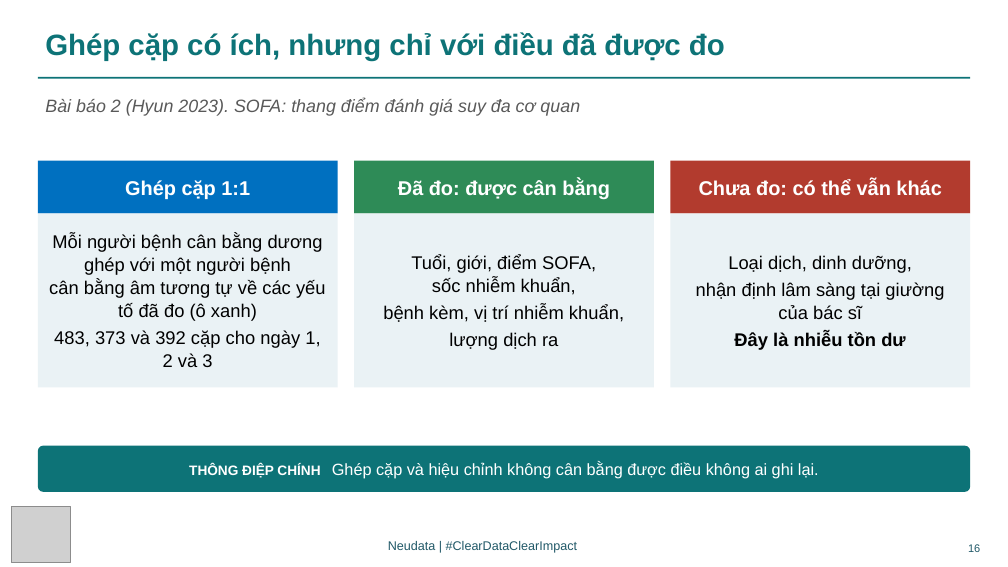
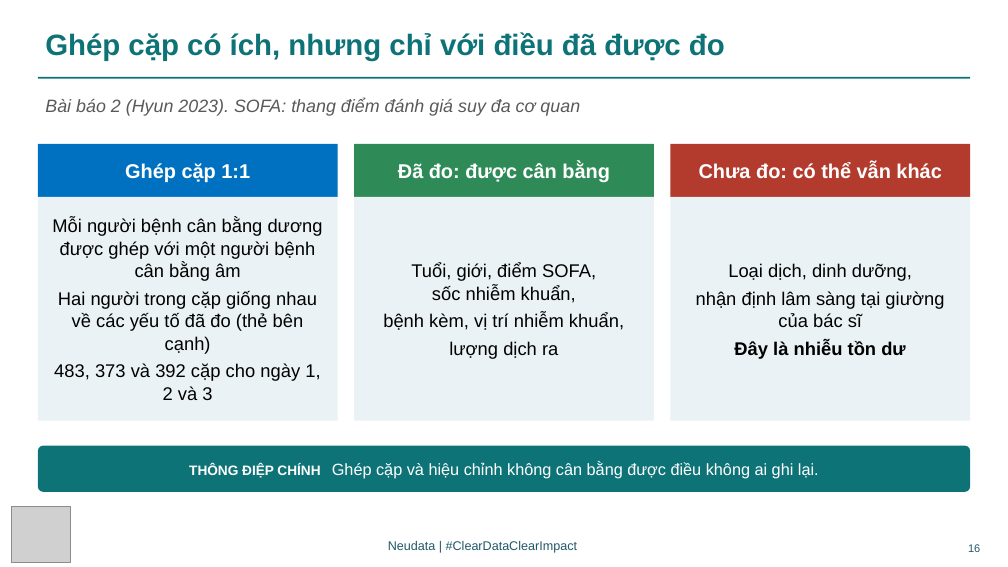
Before and after one commit to neu-data/FoundationsofClinicalResearch, a slide deck: slide 16 of vi/files/slides/Session_4_VN.pptx. Drawn at 1008x567 pixels with LibreOffice and Linux fonts; fonts in the diff are those of the drawing; grey boxes stand for pictures. Boxes give left, top, right and bottom in pixels: in the first picture for what was removed or moved away, otherwise in the second. Text is boxed around its words. In the diff, an @@ line names an element or a change of style, - is before the commit and + after.

Commit message:
Rebuild site for course v3.15 (registry wording, Lectures 3 to 5 fixes)

```diff
--- a/vi/files/slides/Session_4_VN.pptx
+++ b/vi/files/slides/Session_4_VN.pptx
@@ 3 rectangles: place and size @@
-3 rectangles at (38, 160, 971, 213)
+3 rectangles at (38, 144, 971, 197)
@@ rectangle "Mỗi người bệnh cân bằng ...": place and size @@
-rectangle "Mỗi người bệnh cân bằng ..." at (38, 213, 338, 387)
+rectangle "Mỗi người bệnh cân bằng ..." at (38, 197, 338, 420)
@@ rectangle "Tuổi, giới, điểm SOFA, sốc ...": place and size @@
-rectangle "Tuổi, giới, điểm SOFA, sốc ..." at (354, 213, 654, 387)
+rectangle "Tuổi, giới, điểm SOFA, sốc ..." at (354, 197, 654, 420)
@@ rectangle "Loại dịch, dinh dưỡng,": place and size @@
-rectangle "Loại dịch, dinh dưỡng," at (671, 213, 971, 387)
+rectangle "Loại dịch, dinh dưỡng," at (671, 197, 971, 420)
@@ text in rectangle at (52, 218, 323, 354): text changed @@
-Mỗi người bệnh cân bằng dương ghép với một người bệnh cân bằng âm tương tự về các yếu tố đã đo (ô xanh)
+Mỗi người bệnh cân bằng dương được ghép với một người bệnh cân bằng âm
+Hai người trong cặp giống nhau về các yếu tố đã đo (thẻ bên cạnh)
```
Also in this commit, not shown: 5 other slides changed, 44 other files.
